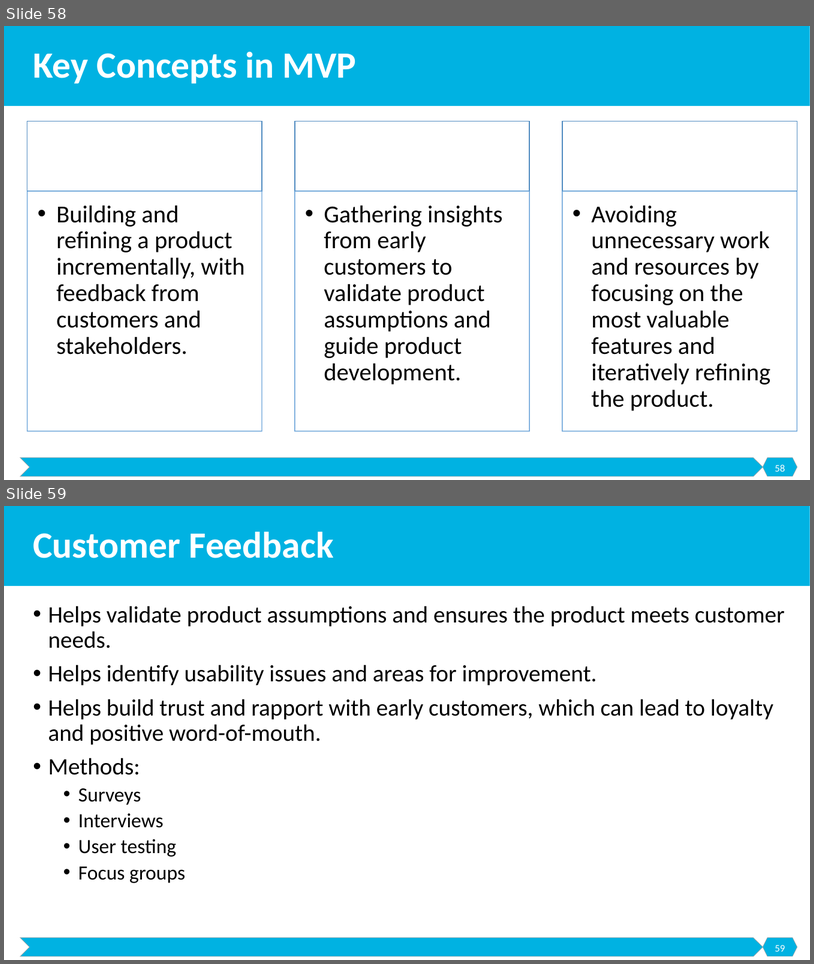
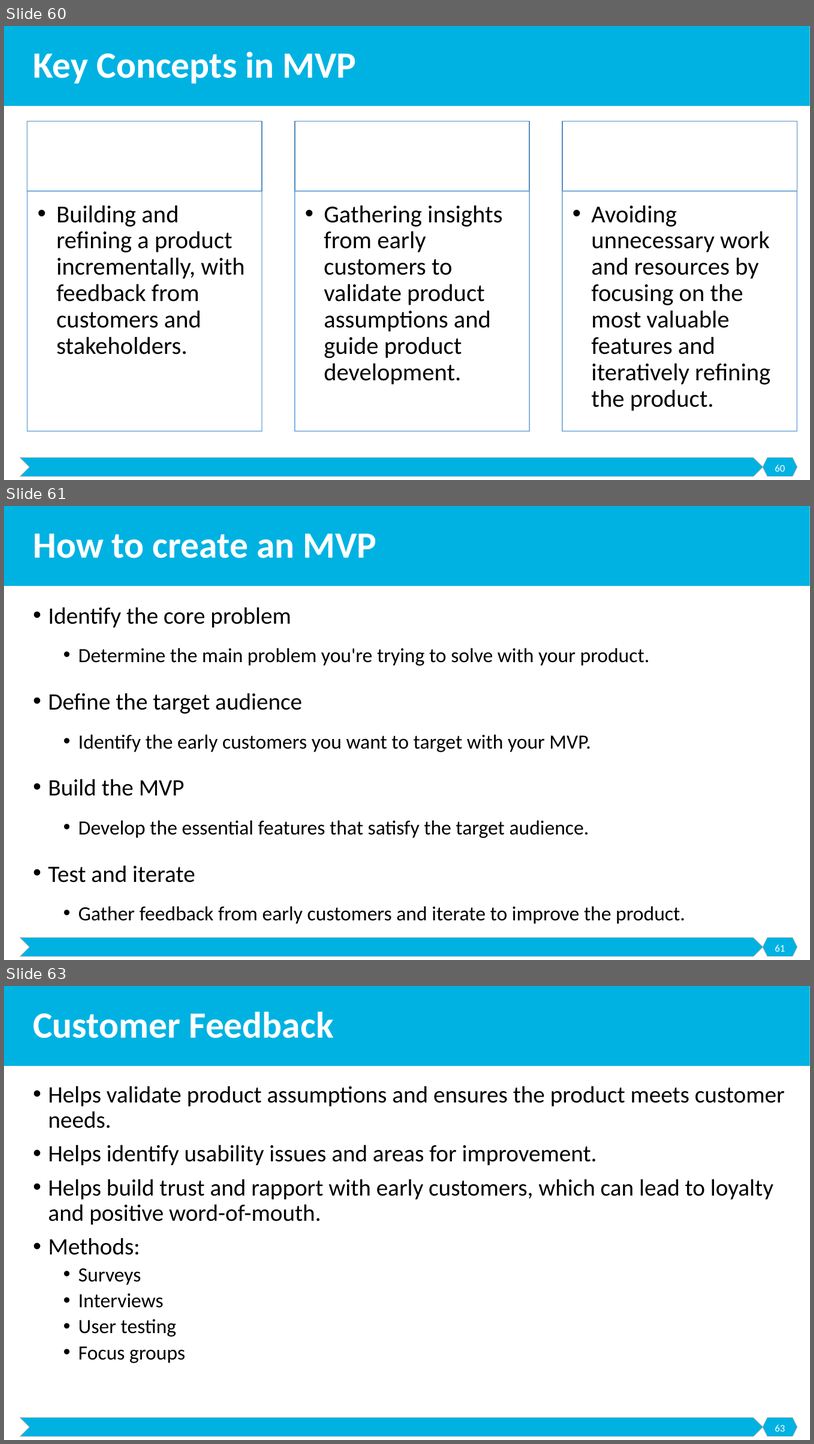
Before and after one commit to malenezi/malenezi, a slide deck: SE495/Lectures/4-Development and Prototyping/Development and Prototyping.pptx. Shown one above the other, each under a label of ours: slides 58 and 59 before the commit, slides 60, 61 and 63 after it; the slides between them are not shown. The pictures are 814x964 and 814x1444 pixels, drawn with LibreOffice and Linux fonts; fonts in the diff are those of the drawing. Boxes give left, top, right and bottom in pixels: in the first picture for what was removed or moved away, otherwise in the second. Text is boxed around its words. In the diff, an @@ line names an element or a change of style, - is before the commit and + after.

```diff
--- a/SE495/Lectures/4-Development and Prototyping/Development and Prototyping.pptx
+++ b/SE495/Lectures/4-Development and Prototyping/Development and Prototyping.pptx
@@ slide 61 added at (4, 506, 810, 960), background #FFFFFF; not listed: 3 template elements that a slide beside it also shows @@
@@ title added at (33, 534, 377, 558), 44 pt, text #FFFFFF, bold @@
+How to create an MVP
@@ text added at (48, 607, 686, 924), 24 pt, text #000000 @@
+• Identify the core problem
+  • Determine the main problem you're trying to solve with your product.
+• Define the target audience
+  • Identify the early customers you want to target with your MVP.
+• Build the MVP
+  • Develop the essential features that satisfy the target audience.
+• Test and iterate
+  • Gather feedback from early customers and iterate to improve the product.
@@ page number added at (775, 944, 785, 951), 12 pt, text #FFFFFF @@
+61
@@ what was slide 58 is now slide 60 @@
@@ page number at (775, 464, 785, 471): text changed @@
-58
+60
@@ what was slide 59 is now slide 63 @@
@@ page number at (775, 1424, 785, 1431): text changed @@
-59
+63
```
Also in this commit, not shown: 1 slide changed, 5 other slides added.
